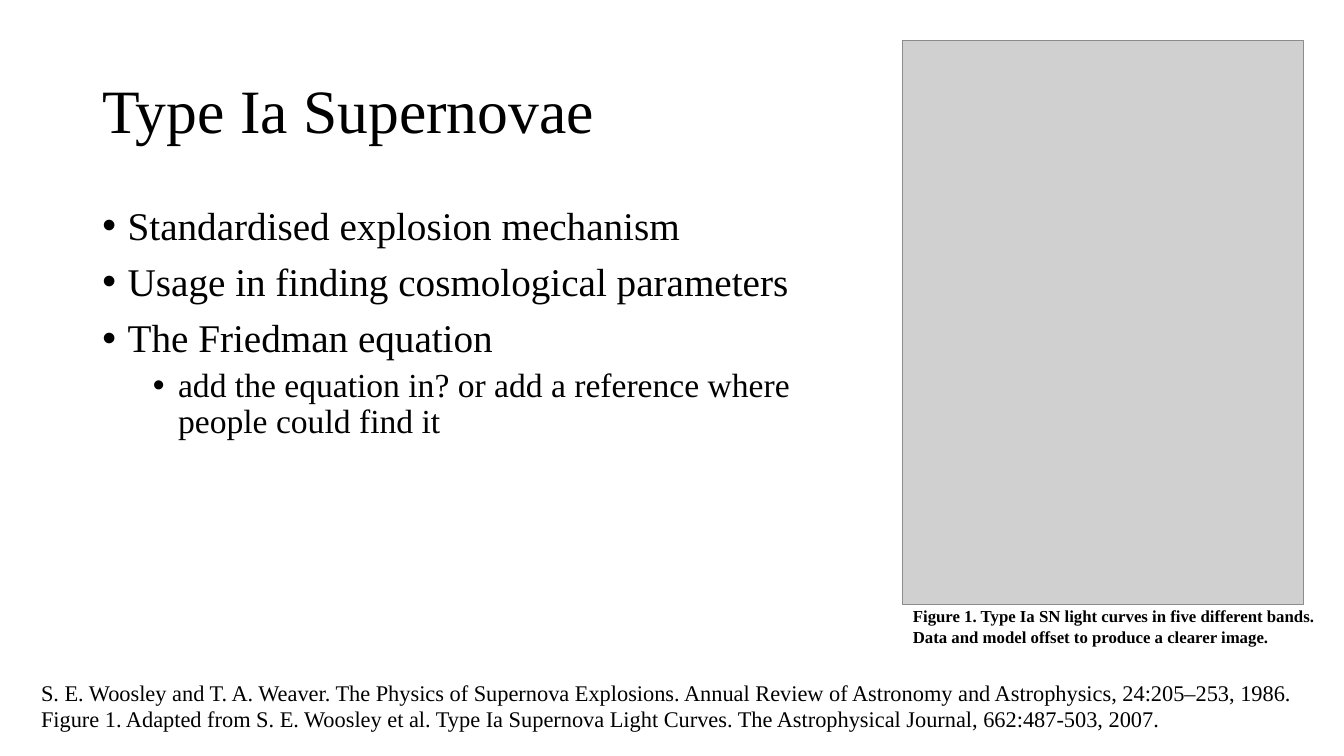
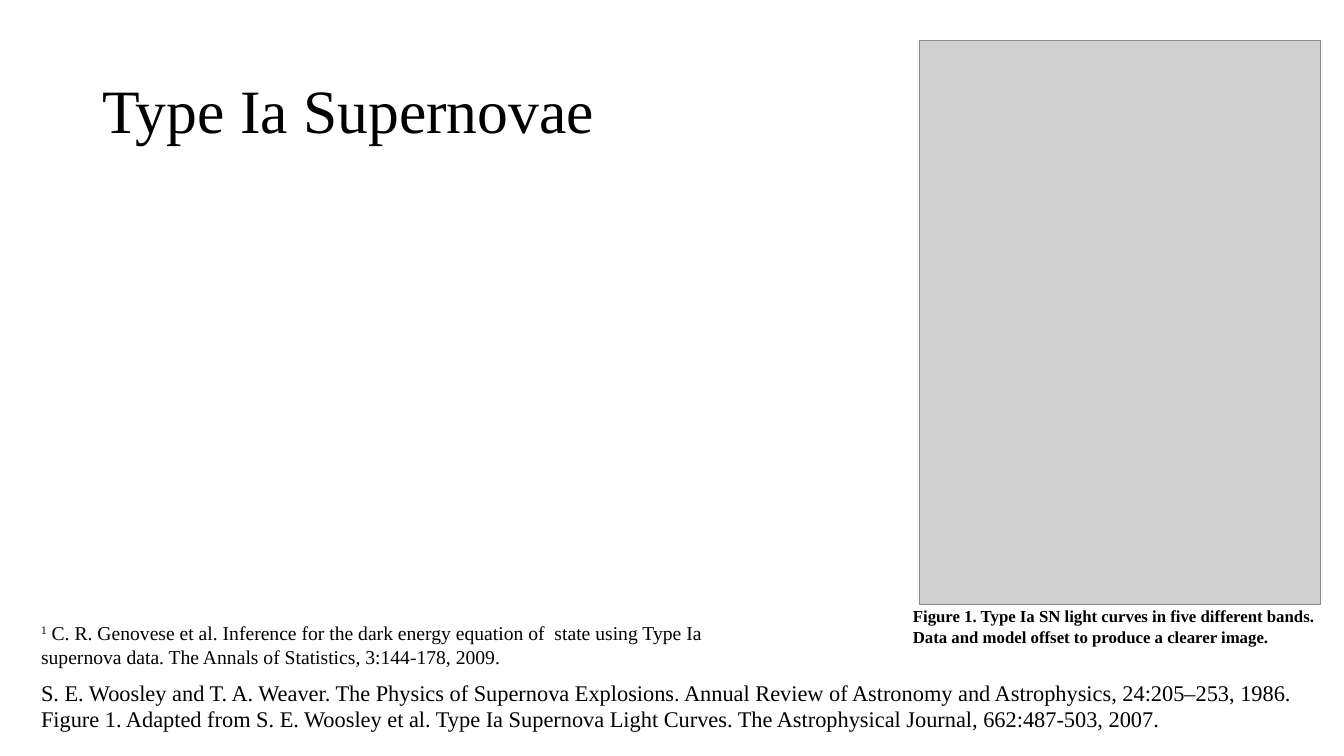
Before and after one commit to cao-jacky/degree_level3, a slide deck: slide 4 of physics_problem_solving/supernova_cosmology_jacky_cao.pptx. Drawn at 1344x756 pixels with LibreOffice and Linux fonts; fonts in the diff are those of the drawing; grey boxes stand for pictures. Boxes give left, top, right and bottom in pixels: in the first picture for what was removed or moved away, otherwise in the second. Text is boxed around its words. In the diff, an @@ line names an element or a change of style, - is before the commit and + after.

Commit message:
final version of powerpoint

```diff
--- a/physics_problem_solving/supernova_cosmology_jacky_cao.pptx
+++ b/physics_problem_solving/supernova_cosmology_jacky_cao.pptx
@@ picture: place and size @@
-picture at <box>903,40,1304,605</box>
+picture at <box>920,40,1320,605</box>
@@ text removed at <box>128,212,790,440</box> @@
-• Standardised explosion mechanism
-• Usage in finding cosmological parameters
-• The Friedman equation
-  • add the equation in? or add a reference where
-    people could find it
@@ text added at <box>41,626,701,669</box>, 14 pt, text #000000 @@
+1 C. R. Genovese et al. Inference for the dark energy equation of state using Type Ia supernova data. The Annals of Statistics, 3:144-178, 2009.
```
